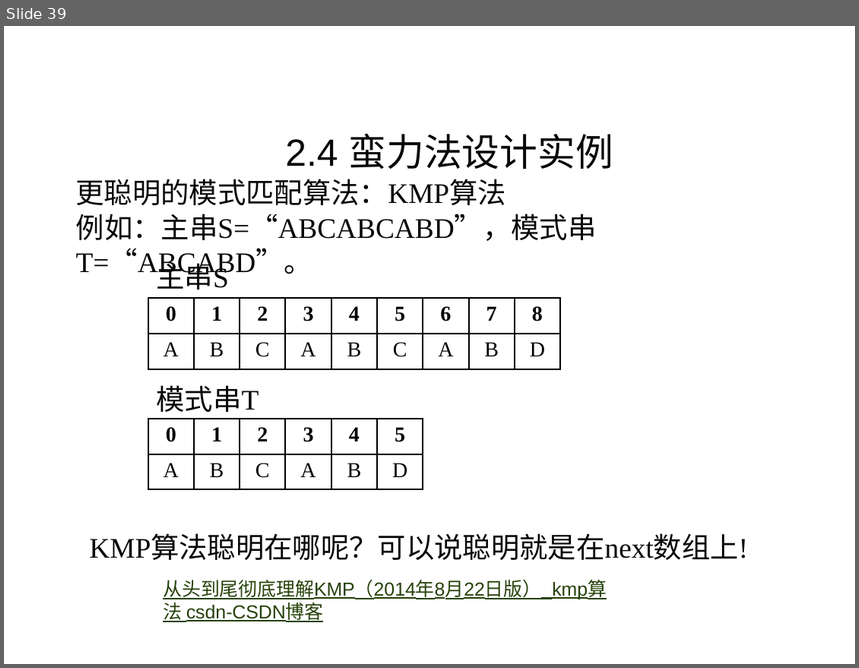
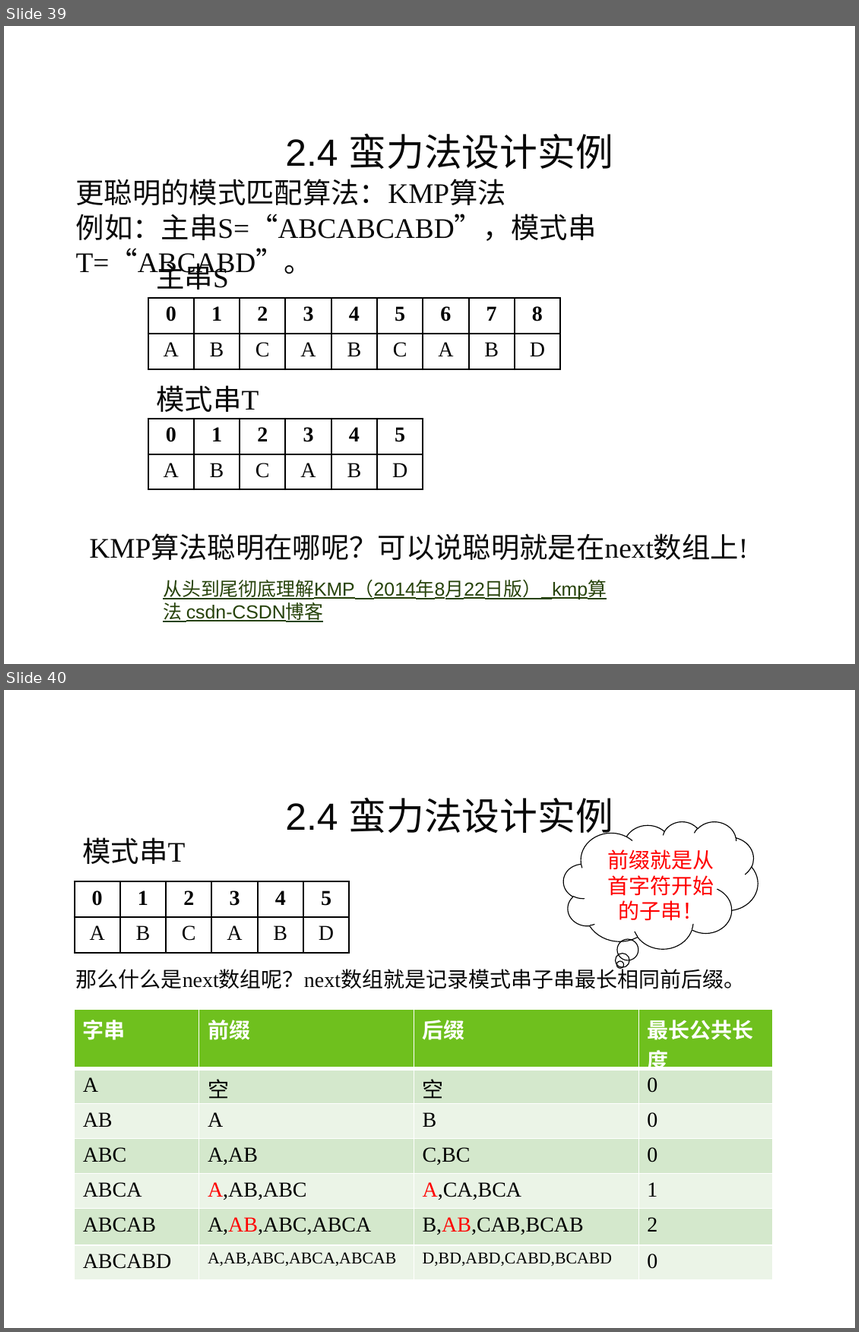
Before and after one commit to liutongling/DP, a slide deck: file/第2章 蛮力法.pptx. Shown one above the other, each under a label of ours: slide 39 before the commit, slides 39 and 40 after it. The pictures are 859x668 and 859x1332 pixels, drawn with LibreOffice and Linux fonts; fonts in the diff are those of the drawing; background and template pictures are left out. Boxes give left, top, right and bottom in pixels: in the first picture for what was removed or moved away, otherwise in the second. Text is boxed around its words. In the diff, an @@ line names an element or a change of style, - is before the commit and + after.

Commit message:
实现kmp算法，并更新蛮力法的ppt

```diff
--- a/file/第2章 蛮力法.pptx
+++ b/file/第2章 蛮力法.pptx
@@ slide 40 added at (x1=4, y1=690, x2=855, y2=1328), background #FFFFFF @@
@@ text added at (x1=285, y1=797, x2=614, y2=840), 32 pt, text #080808 @@
+2.4 蛮力法设计实例
@@ thought cloud added at (x1=564, y1=822, x2=758, y2=950), outline #000000 0.75 pt @@
@@ text added at (x1=83, y1=837, x2=186, y2=864), 24 pt, text #080808 @@
+模式串T
@@ text added at (x1=607, y1=850, x2=714, y2=925), 18 pt, text #FF0000 @@
+前缀就是从首字符开始的子串！
@@ table added at (x1=75, y1=882, x2=351, y2=952), 2 rows, 6 columns @@
+0 | 1 | 2 | 3 | 4 | 5
+A | B | C | A | B | D
@@ text added at (x1=76, y1=966, x2=745, y2=989), 18 pt, text #080808 @@
+那么什么是next数组呢？next数组就是记录模式串子串最长相同前后缀。
@@ table added at (x1=75, y1=1009, x2=773, y2=1281), 7 rows, 4 columns @@
+字串 | 前缀 | 后缀 | 最长公共长度
+A | 空 | 空 | 0
+AB | A | B | 0
+ABC | A,AB | C,BC | 0
+ABCA | A,AB,ABC | A,CA,BCA | 1
+ABCAB | A,AB,ABC,ABCA | B,AB,CAB,BCAB | 2
+ABCABD | A,AB,ABC,ABCA,ABCAB | D,BD,ABD,CABD,BCABD | 0
```
Also in this commit, not shown: 1 slide changed, 1 other slide added, 2 other files.
